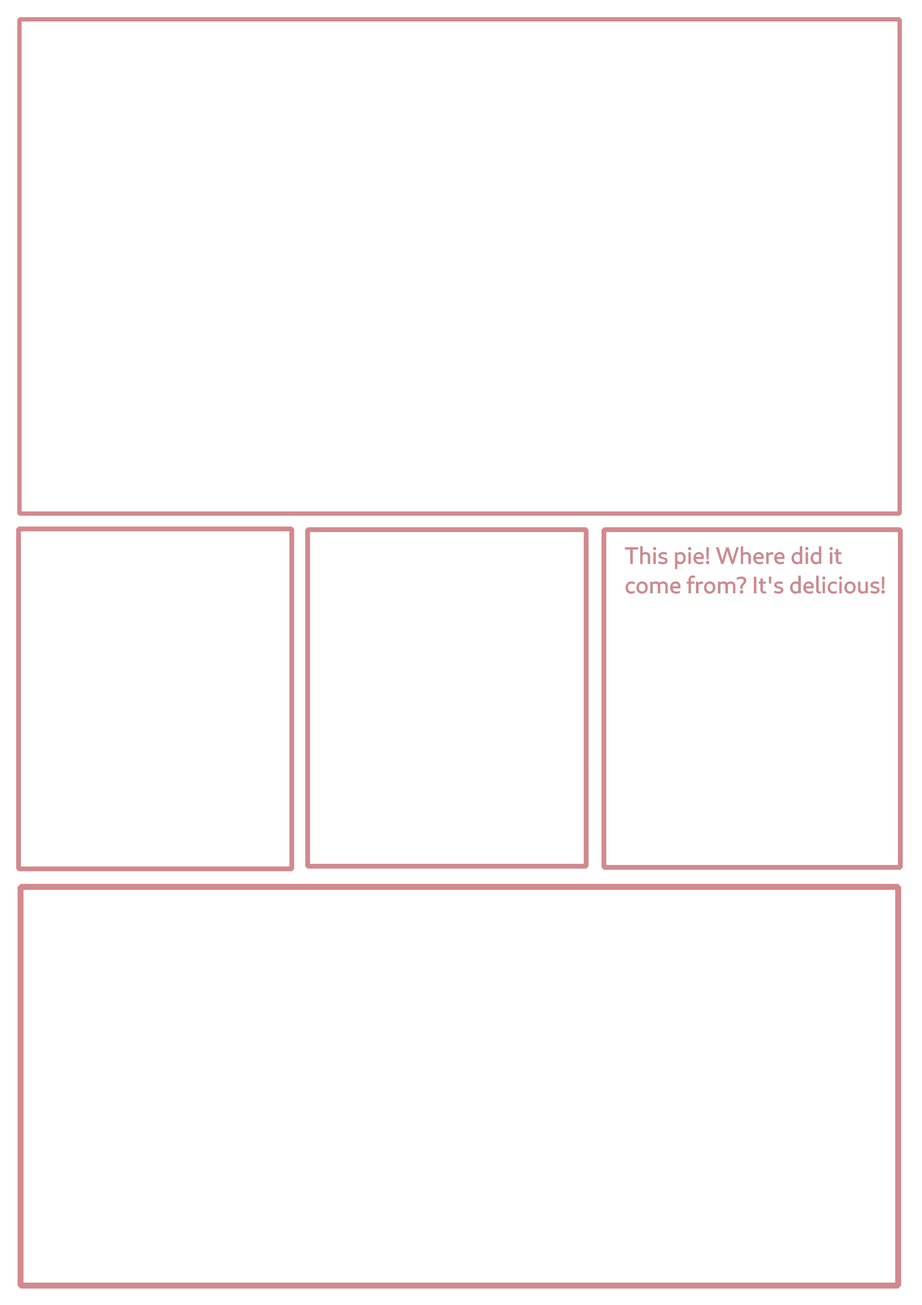
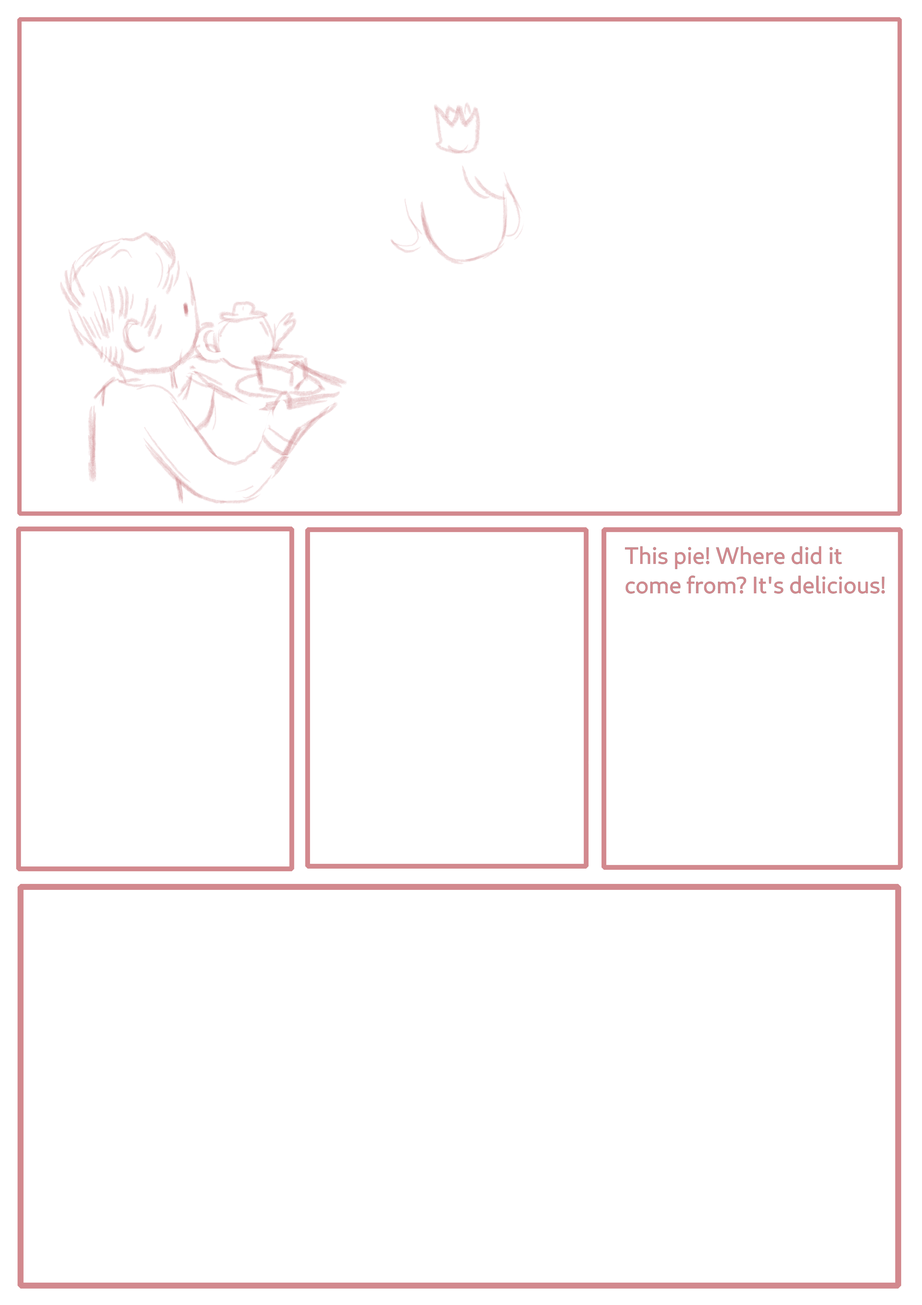
Layers edited between the first and the second 922 × 1305 image:
painted on "Layer 1" over bbox(59, 101, 525, 504)
